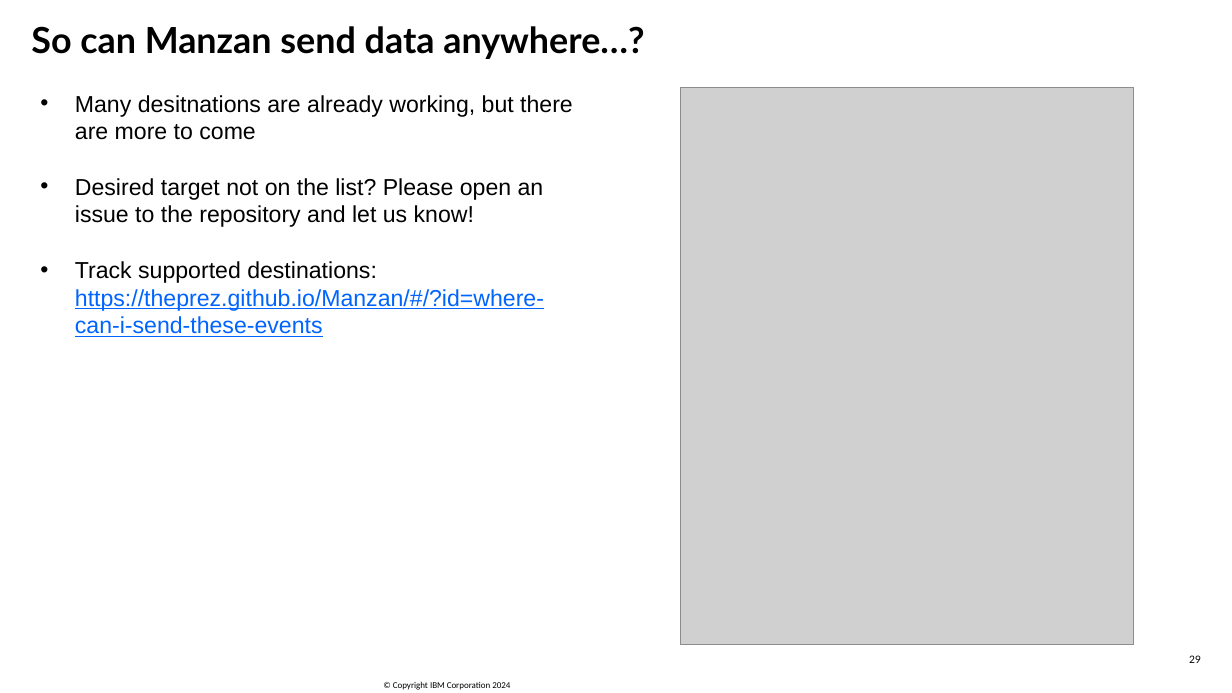
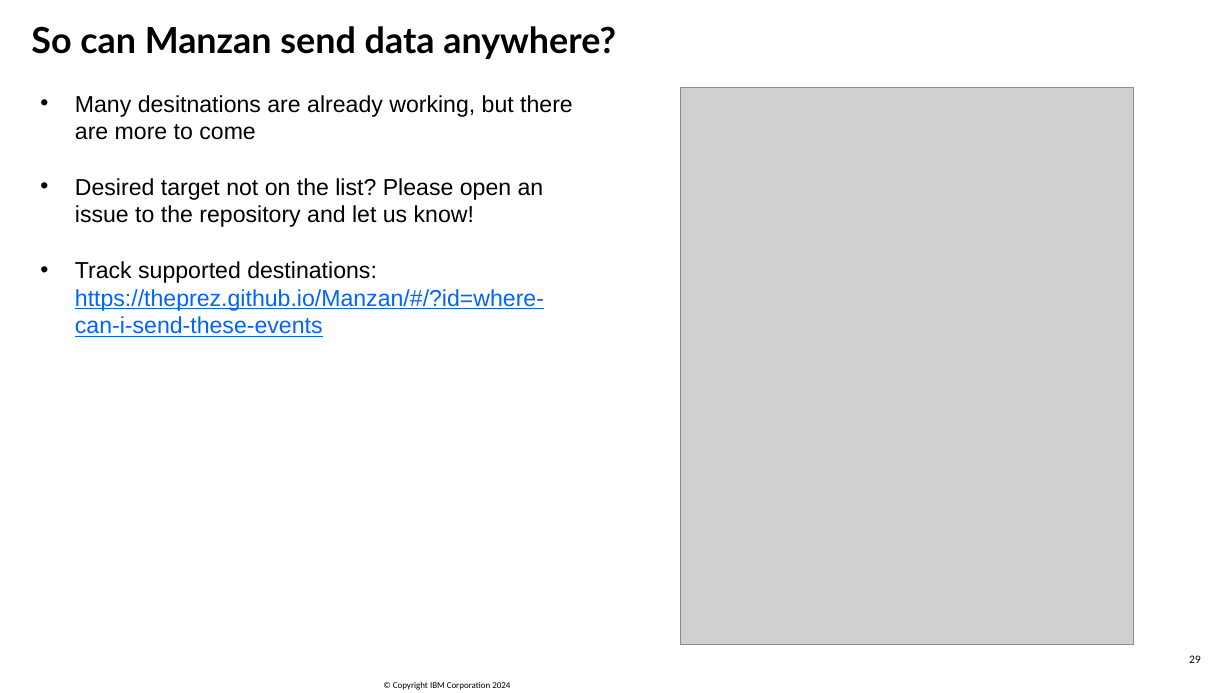
Before and after one commit to SanjulaGanepola/ibmi-talks, a slide deck: slide 29 of OSS Tools For System Management/OSS-Tools-For-System-Management.pptx. Drawn at 1232x693 pixels with LibreOffice and Linux fonts; fonts in the diff are those of the drawing; grey boxes stand for pictures; background and template pictures are left out. Boxes give left, top, right and bottom in pixels: in the first picture for what was removed or moved away, otherwise in the second. Text is boxed around its words. In the diff, an @@ line names an element or a change of style, - is before the commit and + after.

```diff
--- a/OSS Tools For System Management/OSS-Tools-For-System-Management.pptx
+++ b/OSS Tools For System Management/OSS-Tools-For-System-Management.pptx
@@ text at bbox=[31, 26, 616, 59]: text changed @@
-So can Manzan send data anywhere…?
+So can Manzan send data anywhere?
```
Also in this commit, not shown: 8 other slides changed, 8 slides added, 2 slides removed, 1 other file.
